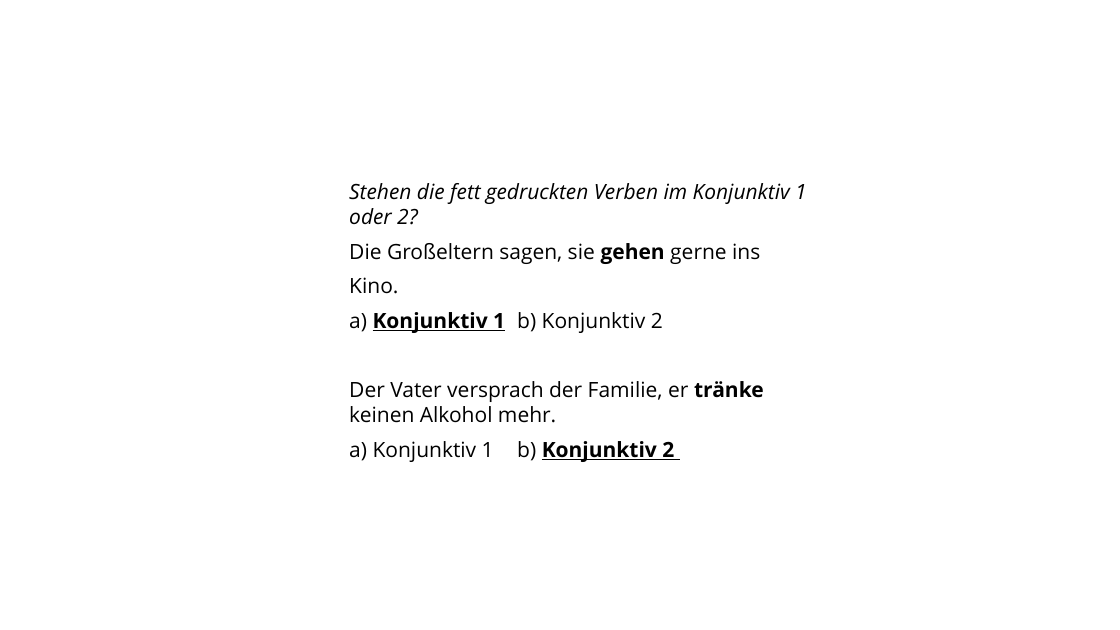
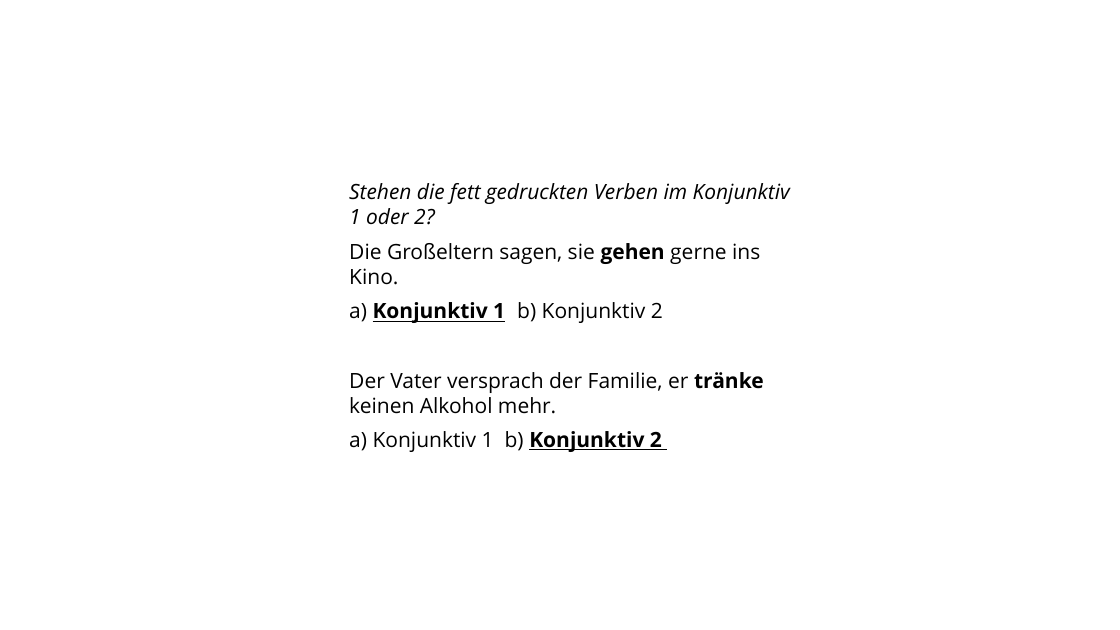
Before and after one commit to sammerk/HeatmapStudy, a slide deck: slide 5 of task_pictures/ppp/tasks.pptx. Drawn at 1120x630 pixels with LibreOffice and Linux fonts; fonts in the diff are those of the drawing. Boxes give left, top, right and bottom in pixels: in the first picture for what was removed or moved away, otherwise in the second. Text is boxed around its words. In the diff, an @@ line names an element or a change of style, - is before the commit and + after.

```diff
--- a/task_pictures/ppp/tasks.pptx
+++ b/task_pictures/ppp/tasks.pptx
@@ text at [349, 243, 760, 285]: text changed @@
-Die Großeltern sagen, sie gehen gerne ins
-Kino.
+Die Großeltern sagen, sie gehen gerne ins Kino.
```
Also in this commit, not shown: 3 other slides changed, 32 other files.
